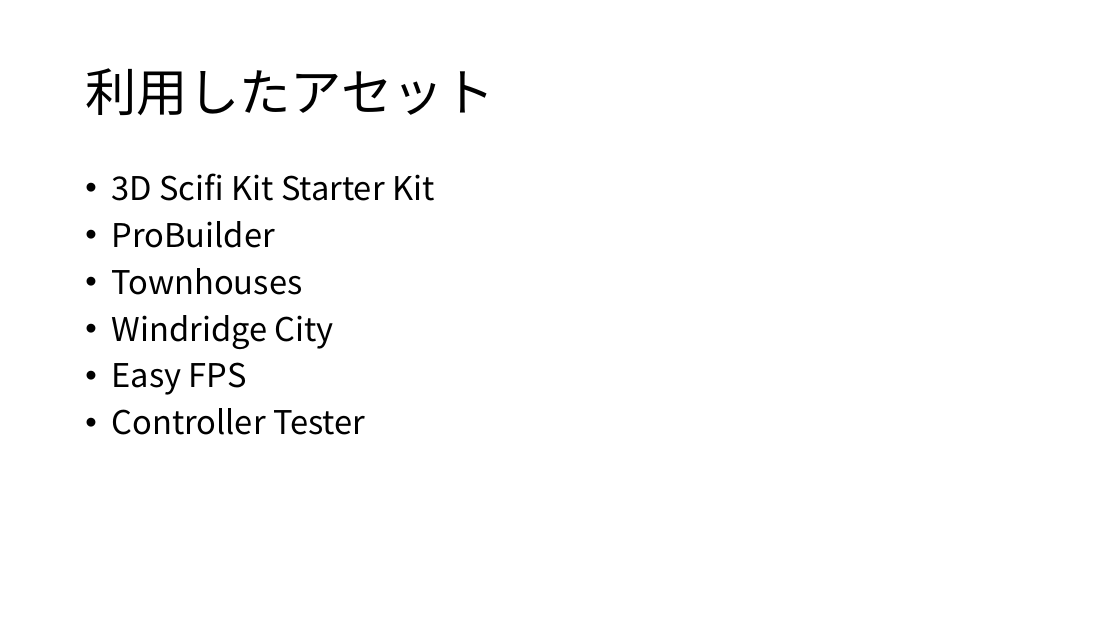
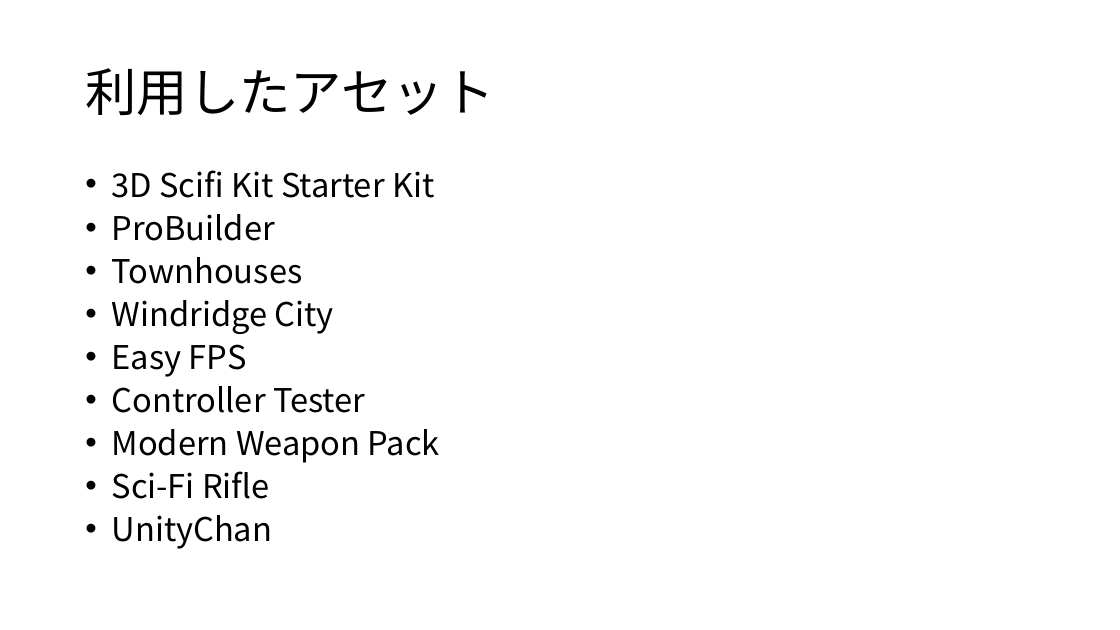
Before and after one commit to CGInteractive2018/CG_Interactive, a slide deck: slide 4 of Unityによるゲーム開発.pptx. Drawn at 1120x630 pixels with LibreOffice and Linux fonts; fonts in the diff are those of the drawing. Boxes give left, top, right and bottom in pixels: in the first picture for what was removed or moved away, otherwise in the second. Text is boxed around its words. In the diff, an @@ line names an element or a change of style, - is before the commit and + after.

```diff
--- a/Unityによるゲーム開発.pptx
+++ b/Unityによるゲーム開発.pptx
@@ text at <box>112,170,434,413</box>: line spacing 0.9 to 0.8 @@
@@ text at <box>112,429,440,549</box>: paragraphs added @@
+• Modern Weapon Pack
+• Sci-Fi Rifle
+• UnityChan
```
Also in this commit, not shown: 2 other slides changed, 6 slides added.
